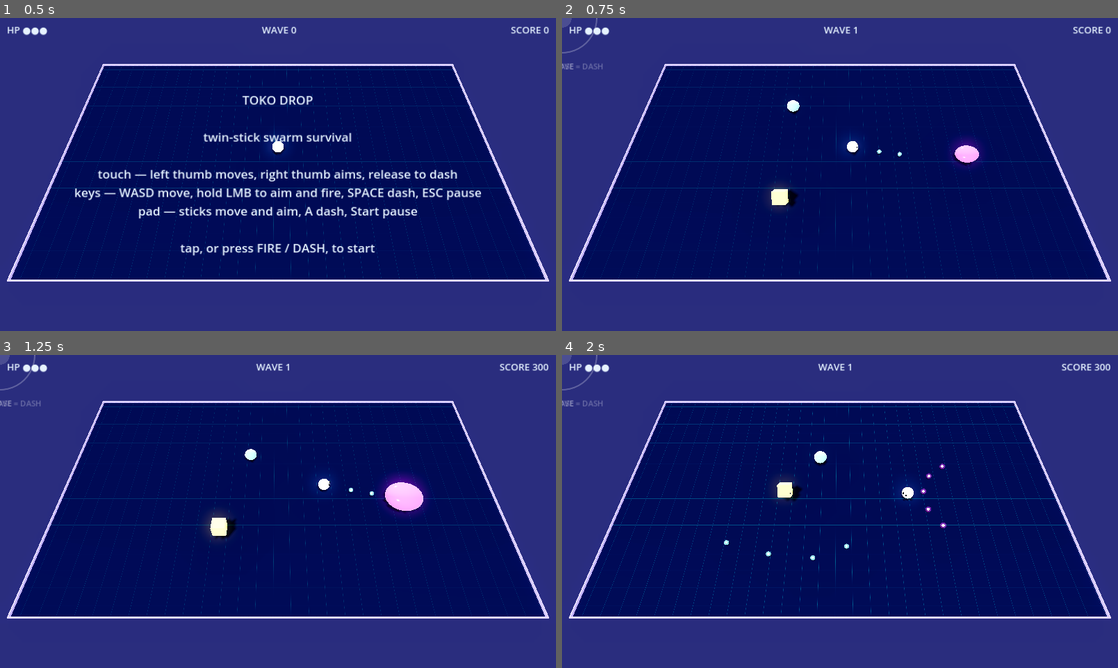
Above: before the commit, frames 1-4 (two rows, left to right).
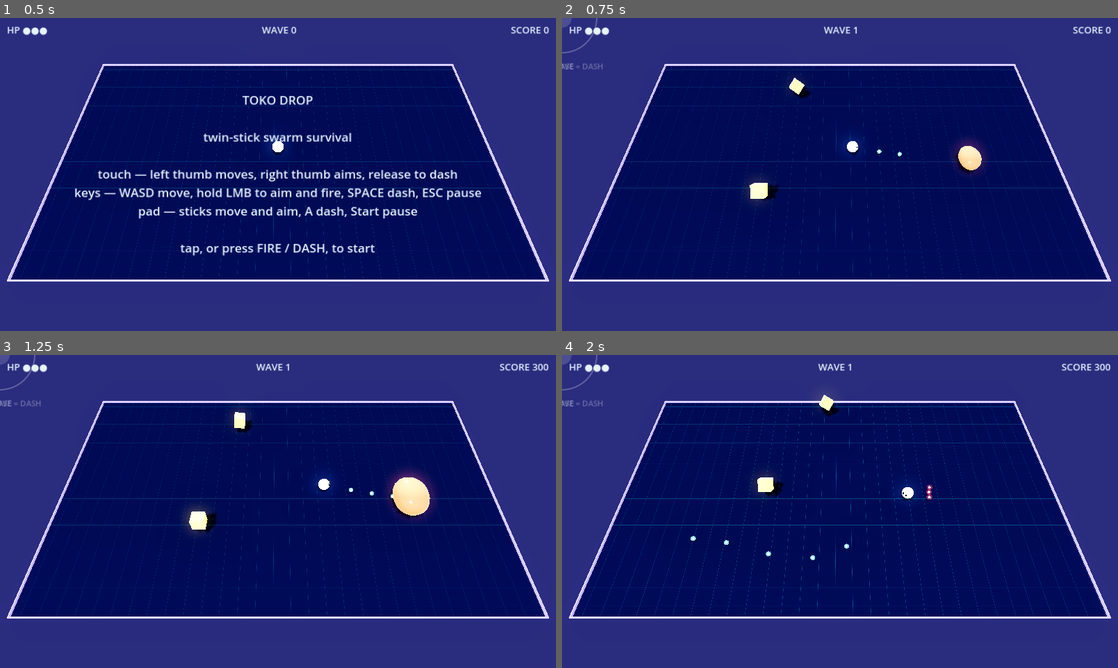
Above: after the commit, the same moments.

Repository: mbace1/toko-drop-godot
Game: Godot game, scene res://scenes/main.tscn
Same seed, same stepped clock (60 frames per second), same inputs: the game is played once before the commit and once after it.
Inputs (mouse positions are in pixels of both pictures, inside the frame that each line leads up to):
- Up to frame 1 (0.5 s): no input
- Up to frame 2 (0.75 s): tap Enter at 0.5 s; move the mouse to (962, 158) at 0.52 s; press the mouse at (962, 158) at 0.53 s; hold D (move_right) from 0.53 s (still down)
- Up to frame 3 (1.25 s): keep holding D (move_right)
- Up to frame 4 (2 s): release D (move_right) at 1.25 s; release the mouse at (962, 495) at 1.25 s; drag from (728, 527) to (812, 574) at 1.27 s

Frame 1 is identical in both runs. In frame 2, 1.1% of the frame differs, in the area x 33-77%, y 19-61%; in frame 3, 2.0%, in the area x 33-79%, y 17-59%; in frame 4, 0.8%.

Commit message:
Separate the gameplay random stream, split the composer, save schema v2
The three structural items that needed no answer from the source repo, so
none of them touches a tuning constant. Gate: 106 checks green (was 78), and
scenes/main.tscn boots headless with no SCRIPT ERROR.

ONE GAMEPLAY RANDOM STREAM. Every draw that decides what happens — which
type spawns, where it lands, which way a body flops, a revenge ring's start
angle — now comes from a RandomNumberGenerator owned by WaveDirector and
handed to each body in _spawn() before init(), since subclasses draw from it
there. Cosmetic draws deliberately stay on the global rng, and bullet_pool's
shimmer phase carries a comment saying so and asking not to be tidied.

That split is the point. The phase used to share the global stream with the
spawn picker, so under a seed, firing one extra shot would have shifted
every subsequent wave and two players on one daily seed would have diverged
from the trigger. Nothing was broken only because nothing is seeded yet —
which is exactly why this was worth doing before more call sites exist. The
director is left unseeded, so an ordinary run is as random as it ever was.

compose() is start_wave()'s affordability loop, split out so a second
cadence can spend the same ported table without forking it: Rush holds a
standing pressure rather than spending a whole wave at once, and two copies
of a ported table drifting apart is the failure the porting discipline
exists to prevent. Pure refactor — the existing wave checks pass unmodified,
which is the acceptance bar for it.

SAVE SCHEMA v2. v1 was flat and mode-blind, so the first Rush run would
have overwritten the Normal best with a number from a different game, and it
carried no version field — so the migration keys off the shape: no "v" means
v1, carried across into modes.normal rather than discarded, because a v1
file is old rather than corrupt. hi_score and runs became properties over
per-mode buckets so main.gd and the existing gate read the same names they
always did; that they still pass untouched is the compatibility proof. A
rush run stores no wave number, because its virtual wave is an internal
clock and printing one on a summary would be a lie. levels is reserved in
the same pass rather than bolted on later for a v3 migration.

New checks are mutation-tested rather than assumed: reverting compose() to
the global rng fails exactly two of them, including "shooting does not move
the swarm". A gate that cannot fail is not a gate.

Verified with Godot 4.3 (the project's stated floor), not the 4.7.2 it is
built against.

Co-Authored-By: Claude Opus 5 <noreply@anthropic.com>
Claude-Session: https://claude.ai/code/session_01BL2dUJjXnEf8dF58pckvA7

Diff:
--- a/scripts/bullet_pool.gd
+++ b/scripts/bullet_pool.gd
@@ -112,6 +112,11 @@
 	b.is_player = is_player
 	b.fat = fat
 	b.lifetime = 4.0
+	# COSMETIC — the shimmer phase changes nothing about where this bullet goes,
+	# so it draws from the GLOBAL rng and deliberately not from the director's
+	# gameplay generator. Sharing that stream would make wave composition depend
+	# on how much the player shot, and two players on one seed would diverge from
+	# the trigger (design/DETERMINISM_AND_SEEDS.md §2). Do not "tidy" this.
 	b.phase = randf() * TAU
 	b.color = color if color != null else (Color(0.4, 1.0, 0.8) if is_player else Color(1.0, 0.33, 0.2))
 	b.base_scale = 3.0 if fat else (1.3 if is_player else 1.6)
--- a/scripts/enemy.gd
+++ b/scripts/enemy.gd
@@ -35,6 +35,17 @@
 var bullets: BulletPool     # set by WaveDirector; null for melee-only types
 var half_x := 9.0
 var half_z := 9.0
+
+## GAMEPLAY randomness only. WaveDirector hands every body the run's shared
+## generator in _spawn(), which is what lets one seed reproduce one swarm; a
+## body built outside the director (tests, tools) keeps this private one and
+## behaves exactly as it always did.
+##
+## COSMETIC draws must NOT come from here. A shimmer or a particle that
+## consumes from the gameplay stream makes the swarm depend on how much the
+## player shot — see bullet_pool.gd's `phase` and
+## design/DETERMINISM_AND_SEEDS.md §2.
+var rng := RandomNumberGenerator.new()
 
 ## Ranged types set these in init(); melee types leave fire_interval at 0.
 var bullet_color := Color(1.0, 0.33, 0.2)
--- a/scripts/fanner.gd
+++ b/scripts/fanner.gd
@@ -36,8 +36,8 @@
 	bullet_color = Color(1.0, 0.4, 0.8)
 	fire_interval = 1.5
 	revenge_dialect = Revenge.FAN     # TUNING.revenge.byType: FANNER -> FAN
-	_strafe_dir = 1.0 if randf() < 0.5 else -1.0
-	_strafe_timer = 2.5 + randf()
+	_strafe_dir = 1.0 if rng.randf() < 0.5 else -1.0
+	_strafe_timer = 2.5 + rng.randf()
 	# Wide flat pancake — TUNING.blob.shapes.FANNER {x:1.30, y:0.66, z:1.08}.
 	# base_shape composes with the spring squash in _update_common(), so it
 	# survives every frame instead of being stomped and re-applied.
@@ -52,7 +52,7 @@
 	_strafe_timer -= delta
 	if _strafe_timer <= 0.0:
 		_strafe_dir = -_strafe_dir
-		_strafe_timer = 2.5 + randf()
+		_strafe_timer = 2.5 + rng.randf()
 
 	_hold_at_range(delta, HOLD_RANGE, HOLD_BAND, _strafe_dir)
 
--- a/scripts/globbo.gd
+++ b/scripts/globbo.gd
@@ -39,8 +39,8 @@
 
 func init() -> void:
 	setup(Color(0.0, 0.8, 0.667), 0.55, 2.8, 1, false)
-	_phase = randf() * TAU
-	_pounce_t = 1.6 + randf() * 1.4
+	_phase = rng.randf() * TAU
+	_pounce_t = 1.6 + rng.randf() * 1.4
 
 func update(delta: float) -> void:
 	_update_common(delta)
@@ -79,6 +79,6 @@
 			position.z += _leap_dir.y * speed * LEAP_SPEED_MULT * delta
 			if _pounce_t <= 0.0:
 				_state = Pounce.STALK
-				_pounce_t = 1.6 + randf() * 1.4
+				_pounce_t = 1.6 + rng.randf() * 1.4
 
 	_clamp_to_arena()
--- a/scripts/save_service.gd
+++ b/scripts/save_service.gd
@@ -1,18 +1,31 @@
-## save_service.gd — hi-score and run history.
+## save_service.gd — hi-score and run history, per mode.
 ##
 ## TOKO_DROP_ROADMAP.md Phase 4 ("Full Meta", the Early Access gate) lists
 ## "Score model, end-of-run summary, local bests, daily seed" — all shipped in
-## the browser build, none of it in this port until now. This covers the local
-## bests and the run history; the daily seed is still open.
+## the browser build. This covers the local bests and the run history; the daily
+## seed is still open (design/DETERMINISM_AND_SEEDS.md).
 ##
 ## The browser keeps these in localStorage; `user://` is the direct equivalent.
 ## Nothing leaves the machine, exactly as in the source — there is no
 ## leaderboard and no network call anywhere in this project.
+##
+## SCHEMA v2 — per-mode buckets. v1 was flat and MODE-BLIND
+## (`{hi_score, runs}`), so the first Rush run would have overwritten the
+## Normal best with a number from a different game (design/RUSH_MODE.md §7).
+## It also had no version field, so the migration keys off the shape: a parsed
+## dictionary with no `"v"` is v1. `levels` is reserved here rather than added
+## later because the campaign's per-level records are a DIFFERENT shape from a
+## run list, and bolting them on afterwards would cost a v3 migration for
+## nothing (design/CAMPAIGN_LEVELS.md §4).
 class_name SaveService
 extends Node
 
 const PATH := "user://toko_drop.json"
+const VERSION := 2
 const HISTORY_MAX := 10   # js/main.js keeps the last 10 runs, newest first
+
+const MODE_NORMAL := "normal"
+const MODE_RUSH := "rush"
 
 ## Overridable so tests can point at a scratch file. A gate that writes to the
 ## player's real save is a gate that eats their hi-score — the first version of
@@ -20,11 +33,38 @@
 ## "BEST 900" from a number the test had invented.
 var path := PATH
 
-var hi_score := 0
-var runs: Array = []      # [{score, wave, at}], newest first
+## Which bucket `hi_score` / `runs` / `record()` read and write. Set this before
+## touching them; everything else follows from it.
+var mode := MODE_NORMAL
+
+## mode name -> {"hi_score": int, "runs": Array}
+var modes := {}
+## level id -> {"best_score": int, "grade": String, "goals": Array}
+var levels := {}
+
+## The current mode's best. Kept as a property so main.gd and the death screen
+## read the same name they always did, while the storage underneath is per-mode.
+var hi_score: int:
+	get:
+		return int(_bucket().get("hi_score", 0))
+	set(value):
+		_bucket()["hi_score"] = value
+
+## The current mode's run history, newest first.
+var runs: Array:
+	get:
+		return _bucket()["runs"]
+	set(value):
+		_bucket()["runs"] = value
 
 func _ready() -> void:
 	load_state()
+
+func _bucket(m := "") -> Dictionary:
+	var key: String = m if m != "" else mode
+	if not modes.has(key):
+		modes[key] = {"hi_score": 0, "runs": []}
+	return modes[key]
 
 func load_state() -> void:
 	if not FileAccess.file_exists(path):
@@ -36,40 +76,95 @@
 	f.close()
 	if typeof(parsed) != TYPE_DICTIONARY:
 		return          # corrupt or hand-edited: start clean rather than crash
-	hi_score = int(parsed.get("hi_score", 0))
+
+	if not parsed.has("v"):
+		# v1: flat and mode-blind. NOT corrupt, just older — carry it across
+		# rather than discarding a real save because it lacks a field.
+		_migrate_v1(parsed)
+		save_state()    # stamp v2 so this only ever happens once
+		return
+
+	var m = parsed.get("modes", {})
+	modes = m if typeof(m) == TYPE_DICTIONARY else {}
+	var l = parsed.get("levels", {})
+	levels = l if typeof(l) == TYPE_DICTIONARY else {}
+
+## Moves a v1 payload under `modes.normal` verbatim. Idempotent: running it on
+## an already-migrated in-memory state yields the same result.
+func _migrate_v1(parsed: Dictionary) -> void:
+	var b := _bucket(MODE_NORMAL)
+	b["hi_score"] = int(parsed.get("hi_score", 0))
 	var r = parsed.get("runs", [])
-	runs = r if typeof(r) == TYPE_ARRAY else []
+	b["runs"] = r if typeof(r) == TYPE_ARRAY else []
 
 func save_state() -> void:
 	var f := FileAccess.open(path, FileAccess.WRITE)
 	if f == null:
 		return
-	f.store_string(JSON.stringify({"hi_score": hi_score, "runs": runs}))
+	f.store_string(JSON.stringify({"v": VERSION, "modes": modes, "levels": levels}))
 	f.close()
 
-## Records a finished run. Returns true if it beat the stored best, so the
-## death screen can say so.
-func record(score: int, wave: int) -> bool:
-	var best := score > hi_score
+## Records a finished run in the current mode. Returns true if it beat that
+## mode's stored best, so the death screen can say so.
+##
+## `wave` is only stored for the wave-based mode. Rush has no waves — its
+## virtual wave is an internal escalation clock — and printing one on a Rush
+## summary would be a lie, so pass its `kills` / `heat_peak` through `extra`
+## instead (design/RUSH_MODE.md §7).
+func record(score: int, wave: int, extra: Dictionary = {}) -> bool:
+	var b := _bucket()
+	var best: bool = score > int(b.get("hi_score", 0))
 	if best:
-		hi_score = score
-	runs.push_front({
+		b["hi_score"] = score
+
+	var entry := {
 		"score": score,
-		"wave": wave,
 		"at": Time.get_datetime_string_from_system(true),
-	})
-	while runs.size() > HISTORY_MAX:
-		runs.pop_back()
+	}
+	if mode == MODE_NORMAL:
+		entry["wave"] = wave
+	for k in extra:
+		entry[k] = extra[k]
+
+	var list: Array = b["runs"]
+	list.push_front(entry)
+	while list.size() > HISTORY_MAX:
+		list.pop_back()
 	save_state()
 	return best
 
-## The last few runs, formatted for the death screen. Skips index 0 — that is
-## the run you are already looking at the big number for, and showing it twice
-## is the redundancy hyperdagger's own death recap calls out.
+## Records an attempt at a campaign level. Keeps only the BEST attempt — a
+## level's record is its high-water mark, not a history (design/CAMPAIGN_LEVELS.md
+## §3). Returns true if this attempt improved it.
+func record_level(id: String, score: int, grade: String, goals: Array = []) -> bool:
+	var prev: Dictionary = levels.get(id, {})
+	var better: bool = score > int(prev.get("best_score", -1))
+	if better:
+		levels[id] = {"best_score": score, "grade": grade, "goals": goals}
+		save_state()
+	return better
+
+func level_best(id: String) -> Dictionary:
+	return levels.get(id, {})
+
+## The last few runs of the current mode, formatted for the death screen. Skips
+## index 0 — that is the run you are already looking at the big number for, and
+## showing it twice is the redundancy hyperdagger's own death recap calls out.
+##
+## The suffix is per-mode: a wave number for the wave mode, a kill count for
+## Rush, because those are the figures each mode actually earns.
 func recent_line(count := 3) -> String:
-	if runs.size() < 2:
+	var list: Array = _bucket()["runs"]
+	if list.size() < 2:
 		return ""
 	var parts: Array[String] = []
-	for i in range(1, mini(runs.size(), count + 1)):
-		parts.append("%d (w%d)" % [int(runs[i].get("score", 0)), int(runs[i].get("wave", 0))])
+	for i in range(1, mini(list.size(), count + 1)):
+		var r: Dictionary = list[i]
+		var score := int(r.get("score", 0))
+		if r.has("wave"):
+			parts.append("%d (w%d)" % [score, int(r["wave"])])
+		elif r.has("kills"):
+			parts.append("%d (%d kills)" % [score, int(r["kills"])])
+		else:
+			parts.append("%d" % score)
 	return "recent: " + " · ".join(parts)
--- a/scripts/wave_director.gd
+++ b/scripts/wave_director.gd
@@ -66,6 +66,15 @@
 ## cannot exhaust the pool and leave the living unable to shoot.
 const REV_POOL_GUARD := 240
 
+## The run's GAMEPLAY random stream. Every draw that decides what happens —
+## which type spawns, where it lands, which way a body flops — comes from here
+## and from the copy handed to each body in _spawn(). Cosmetic draws stay on
+## the global rng (see bullet_pool.gd's `phase`), so a seeded run cannot be
+## shifted by how much the player shot. design/DETERMINISM_AND_SEEDS.md §4.
+##
+## Left unseeded by default, so an ordinary run is as random as it ever was.
+var rng := RandomNumberGenerator.new()
+
 var wave := 0
 var half_x := 9.0
 var half_z := 9.0
@@ -95,14 +104,24 @@
 
 func start_wave() -> void:
 	wave += 1
-	var budget := budget_for(wave)
-	var shooters_left := shooter_cap_for(wave)
-	var bodies_left := body_cap_for(wave)
-
+	_spawn(compose(wave, budget_for(wave), shooter_cap_for(wave), body_cap_for(wave)))
+	wave_started.emit(wave)
+
+## Spends a budget on types eligible at wave `w`, never exceeding `shooter_cap`
+## ranged bodies or `body_cap` bodies in total. Bails out when nothing
+## affordable is left rather than looping forever on an unspendable remainder.
+##
+## Split out of start_wave() so a second CADENCE can reuse it without forking
+## it: design/RUSH_MODE.md §3.2 holds a STANDING pressure — spending a little
+## every tick — rather than spending a whole wave at once. Two copies of a
+## ported table would drift apart, which is exactly the failure CLAUDE.md's
+## porting discipline exists to prevent.
+func compose(w: int, budget: float, shooter_cap: int, body_cap: int) -> Array[String]:
 	var picks: Array[String] = []
-	var eligible := _eligible_for(wave)
-	# Spend the budget. Bail out when nothing affordable is left rather than
-	# looping forever on an unspendable remainder.
+	var shooters_left := shooter_cap
+	var bodies_left := body_cap
+	var eligible := _eligible_for(w)
+
 	while budget > 0.0 and bodies_left > 0:
 		var affordable: Array[String] = []
 		for name in eligible:
@@ -112,15 +131,14 @@
 				affordable.append(name)
 		if affordable.is_empty():
 			break
-		var pick: String = affordable[randi() % affordable.size()]
+		var pick: String = affordable[rng.randi() % affordable.size()]
 		picks.append(pick)
 		budget -= float(POOL[pick][1])
 		bodies_left -= 1
 		if POOL[pick][2]:
 			shooters_left -= 1
 
-	_spawn(picks)
-	wave_started.emit(wave)
+	return picks
 
 func _eligible_for(w: int) -> Array[String]:
 	var out: Array[String] = []
@@ -139,7 +157,7 @@
 	var rz := 0.6 * half_z
 	var n := picks.size()
 	for i in n:
-		var a := (float(i) / float(maxi(n, 1))) * TAU + randf() * 0.4 - 0.2
+		var a := (float(i) / float(maxi(n, 1))) * TAU + rng.randf() * 0.4 - 0.2
 		var e := _make(picks[i])
 		enemies_root.add_child(e)
 		e.position = Vector3(cos(a) * rx, 0.0, sin(a) * rz)
@@ -147,6 +165,9 @@
 		e.half_z = half_z
 		e.target = target
 		e.bullets = bullets
+		# Hand over the run's gameplay stream BEFORE init() — subclasses draw
+		# from it there (globbo's pounce phase, fanner's strafe, weeva's spiral).
+		e.rng = rng
 		e.init()
 		enemies.append(e)
 
@@ -209,13 +230,13 @@
 			var spread := REV_AIMED_SPREAD if aimed else REV_FAN_SPREAD
 			var bx := target.position.x - ex
 			var bz := target.position.z - ez
-			var base := atan2(bz, bx) if Vector2(bx, bz).length() > 1e-3 else randf() * TAU
+			var base := atan2(bz, bx) if Vector2(bx, bz).length() > 1e-3 else rng.randf() * TAU
 			for j in count:
 				var a := base + (float(j) - float(count - 1) * 0.5) * spread
 				bullets.spawn_dir(ex, ez, cos(a), sin(a), false, col, false, REV_SPEED_MULT)
 		_:
 			var n := REV_RING_BIG if e.radius > REV_RING_BIG_RADIUS else REV_RING_SMALL
-			var a0 := randf() * TAU
+			var a0 := rng.randf() * TAU
 			for j in n:
 				var a := a0 + (float(j) / float(n)) * TAU
 				bullets.spawn_dir(ex, ez, cos(a), sin(a), false, col, false, REV_SPEED_MULT)
--- a/scripts/weeva.gd
+++ b/scripts/weeva.gd
@@ -34,7 +34,7 @@
 	# Taller drill dome — TUNING.blob.shapes.WEEVA {x:0.98, y:1.02, z:0.98}.
 	base_shape = Vector3(0.98, 1.02, 0.98)
 	mesh.position.y = radius * base_shape.y
-	_spiral_angle = randf() * TAU
+	_spiral_angle = rng.randf() * TAU
 
 func update(delta: float) -> void:
 	_update_common(delta)
--- a/scripts/yela_cube.gd
+++ b/scripts/yela_cube.gd
@@ -39,10 +39,10 @@
 ## diagonal ("YELA 50% diagonals", TOKO_DROP_PORT_BRIEF Part 3); subclasses
 ## override to flop with intent — see orange_cube.gd.
 func _choose_angle() -> float:
-	var diag := randf() < 0.5
+	var diag := rng.randf() < 0.5
 	var angles := [PI / 4.0, 3.0 * PI / 4.0, -PI / 4.0, -3.0 * PI / 4.0] if diag \
 		else [0.0, PI / 2.0, PI, -PI / 2.0]
-	return angles[randi() % angles.size()]
+	return angles[rng.randi() % angles.size()]
 
 func _pick_dir() -> void:
 	var a := _choose_angle()
--- a/tests/smoke.gd
+++ b/tests/smoke.gd
@@ -25,6 +25,10 @@
 	_test_death_pop(root)
 	_test_revenge(root)
 	_test_wave_clears_and_advances(root)
+	_test_compose(root)
+	_test_seeded_stream(root)
+	_test_save_v2_migration(root)
+	_test_level_records(root)
 
 	print("SMOKE: %s" % ("PASS" if _ok else "FAIL"))
 	quit(0 if _ok else 1)
@@ -428,3 +432,173 @@
 	wd.start_wave()
 	_check(wd.wave == 2, "the next wave starts")
 	_check(wd.enemies.size() > 0, "wave 2 spawns bodies (%d)" % wd.enemies.size())
+
+## compose() is start_wave()'s affordability loop, split out so Rush can spend
+## the same ported table on a per-tick cadence instead of a whole wave at once
+## (design/RUSH_MODE.md §3.2). Checked directly, because a second caller now
+## depends on properties start_wave() only ever exercised incidentally.
+func _test_compose(root: Node3D) -> void:
+	var wd := WaveDirector.new()
+	root.add_child(wd)
+
+	var picks := wd.compose(5, 12.0, 5, 20)
+	var cost := 0.0
+	var shooters := 0
+	for name in picks:
+		cost += float(WaveDirector.POOL[name][1])
+		if WaveDirector.POOL[name][2]:
+			shooters += 1
+	_check(cost <= 12.0, "compose() never overspends its budget (%.1f of 12)" % cost)
+	_check(picks.size() <= 20, "compose() respects the body cap")
+
+	var capped := wd.compose(9, 40.0, 2, 20)
+	var capped_shooters := 0
+	for name in capped:
+		if WaveDirector.POOL[name][2]:
+			capped_shooters += 1
+	_check(capped_shooters <= 2, "compose() respects the shooter cap (%d of 2)" % capped_shooters)
+
+	_check(wd.compose(9, 40.0, 0, 3).size() <= 3, "compose() respects a tight body cap")
+
+	# The bail-out that stops an unspendable remainder looping forever. Every
+	# type costs at least 1, so a budget of 0.5 can afford nothing.
+	_check(wd.compose(9, 0.5, 5, 20).is_empty(),
+		"compose() returns empty rather than looping on an unspendable remainder")
+
+	# Nothing is eligible before its minWave.
+	var early := wd.compose(1, 30.0, 9, 30)
+	var all_wave_1 := true
+	for name in early:
+		if WaveDirector.POOL[name][0] > 1:
+			all_wave_1 = false
+	_check(all_wave_1, "compose() never picks a type before its minWave")
+
+## The gameplay random stream. One seed must reproduce one swarm, and COSMETIC
+## draws must not be able to shift it — design/DETERMINISM_AND_SEEDS.md §2,
+## where a bullet's shimmer phase shared the global stream with the spawn
+## picker, so firing one extra shot would have moved every later wave.
+func _test_seeded_stream(root: Node3D) -> void:
+	var a := WaveDirector.new()
+	root.add_child(a)
+	var b := WaveDirector.new()
+	root.add_child(b)
+
+	a.rng.seed = 12345
+	b.rng.seed = 12345
+	var first := a.compose(7, 18.0, 5, 20)
+	var second := b.compose(7, 18.0, 5, 20)
+	_check(first == second, "the same seed composes the same wave")
+
+	# The regression that matters: burn the GLOBAL rng the way firing a lot of
+	# bullets does, and the seeded composition must not move an inch.
+	var bullets := _make_pool(root)
+	for i in 50:
+		bullets.spawn_dir(0.0, 0.0, 1.0, 0.0, true)
+	var c := WaveDirector.new()
+	root.add_child(c)
+	c.rng.seed = 12345
+	_check(c.compose(7, 18.0, 5, 20) == first,
+		"cosmetic draws cannot shift a seeded wave (shooting does not move the swarm)")
+
+	# Two different seeds should not agree — otherwise the seed is not being used.
+	var d := WaveDirector.new()
+	root.add_child(d)
+	d.rng.seed = 999
+	var many_differ := false
+	for w in range(3, 12):
+		var e := WaveDirector.new()
+		root.add_child(e)
+		e.rng.seed = 12345
+		if d.compose(w, 24.0, 5, 20) != e.compose(w, 24.0, 5, 20):
+			many_differ = true
+	_check(many_differ, "different seeds compose different waves")
+
+## Save schema v2. v1 was flat and mode-blind, so a Rush run would have
+## overwritten the Normal best; and v1 has no version field, so the migration
+## has to key off the shape (design/RUSH_MODE.md §7).
+func _test_save_v2_migration(root: Node3D) -> void:
+	var p := "user://_smoke_v1.json"
+	var abs_p := ProjectSettings.globalize_path(p)
+
+	# Hand-write a v1 payload: flat, no "v".
+	var f := FileAccess.open(p, FileAccess.WRITE)
+	f.store_string(JSON.stringify({
+		"hi_score": 4200,
+		"runs": [{"score": 4200, "wave": 11, "at": "2026-01-01T00:00:00"}],
+	}))
+	f.close()
+
+	var sv := SaveService.new()
+	root.add_child(sv)
+	sv.path = p
+	sv.load_state()
+	_check(sv.hi_score == 4200, "a v1 save migrates its best across")
+	_check(sv.runs.size() == 1 and int(sv.runs[0]["wave"]) == 11,
+		"a v1 save migrates its run history across")
+
+	# The migration must have stamped v2 on disk, and must not run twice.
+	var raw = JSON.parse_string(FileAccess.open(p, FileAccess.READ).get_as_text())
+	_check(typeof(raw) == TYPE_DICTIONARY and int(raw.get("v", 0)) == SaveService.VERSION,
+		"the migration stamps the new version on disk")
+
+	var again := SaveService.new()
+	root.add_child(again)
+	again.path = p
+	again.load_state()
+	_check(again.hi_score == 4200 and again.runs.size() == 1,
+		"re-loading a migrated save is idempotent")
+
+	# The whole point: the modes are independent.
+	again.mode = SaveService.MODE_RUSH
+	_check(again.hi_score == 0, "a fresh mode starts with no best of its own")
+	again.record(90000, 0, {"kills": 210, "heat_peak": 3.0})
+	_check(again.hi_score == 90000, "a rush run records against the rush bucket")
+	again.mode = SaveService.MODE_NORMAL
+	_check(again.hi_score == 4200, "and leaves the normal best untouched")
+
+	# A rush run has no wave, and the recap must not invent one.
+	again.mode = SaveService.MODE_RUSH
+	again.record(50000, 0, {"kills": 120})
+	_check(not again.runs[0].has("wave"), "a rush run records no wave number")
+	_check(again.recent_line().find("w0") == -1, "the rush recap never prints a wave")
+	_check(again.recent_line().find("kills") != -1, "the rush recap prints kills instead")
+
+	# A corrupt file still starts clean rather than crashing.
+	var bad := FileAccess.open(p, FileAccess.WRITE)
+	bad.store_string("not json at all {{{")
+	bad.close()
+	var broken := SaveService.new()
+	root.add_child(broken)
+	broken.path = p
+	broken.load_state()
+	_check(broken.hi_score == 0, "a corrupt save starts clean instead of crashing")
+
+	DirAccess.remove_absolute(abs_p)
+
+## Campaign levels keep a high-water mark per level, not a run list — a
+## different shape from a mode bucket, reserved in v2 so adding the campaign
+## later cannot cost a v3 migration (design/CAMPAIGN_LEVELS.md §4).
+func _test_level_records(root: Node3D) -> void:
+	var p := "user://_smoke_levels.json"
+	var sv := SaveService.new()
+	root.add_child(sv)
+	sv.path = p
+
+	_check(sv.level_best("l01").is_empty(), "an unplayed level has no record")
+	_check(sv.record_level("l01", 1200, "B"), "a first attempt sets the level record")
+	_check(not sv.record_level("l01", 900, "C"), "a worse attempt does not replace it")
+	_check(int(sv.level_best("l01")["best_score"]) == 1200, "the better score is kept")
+	_check(sv.record_level("l01", 3000, "S", ["untouched"]), "a better attempt improves it")
+	_check(sv.level_best("l01")["grade"] == "S", "the grade travels with the score")
+	_check(sv.level_best("l02").is_empty(), "levels are recorded independently")
+
+	# Levels persist alongside the mode buckets rather than replacing them.
+	sv.record(700, 4)
+	var reloaded := SaveService.new()
+	root.add_child(reloaded)
+	reloaded.path = p
+	reloaded.load_state()
+	_check(int(reloaded.level_best("l01")["best_score"]) == 3000,
+		"level records survive a reload alongside run history")
+
+	DirAccess.remove_absolute(ProjectSettings.globalize_path(p))
Not shown, changed: PORT_STATUS.md
Not shown, changed: README.md
